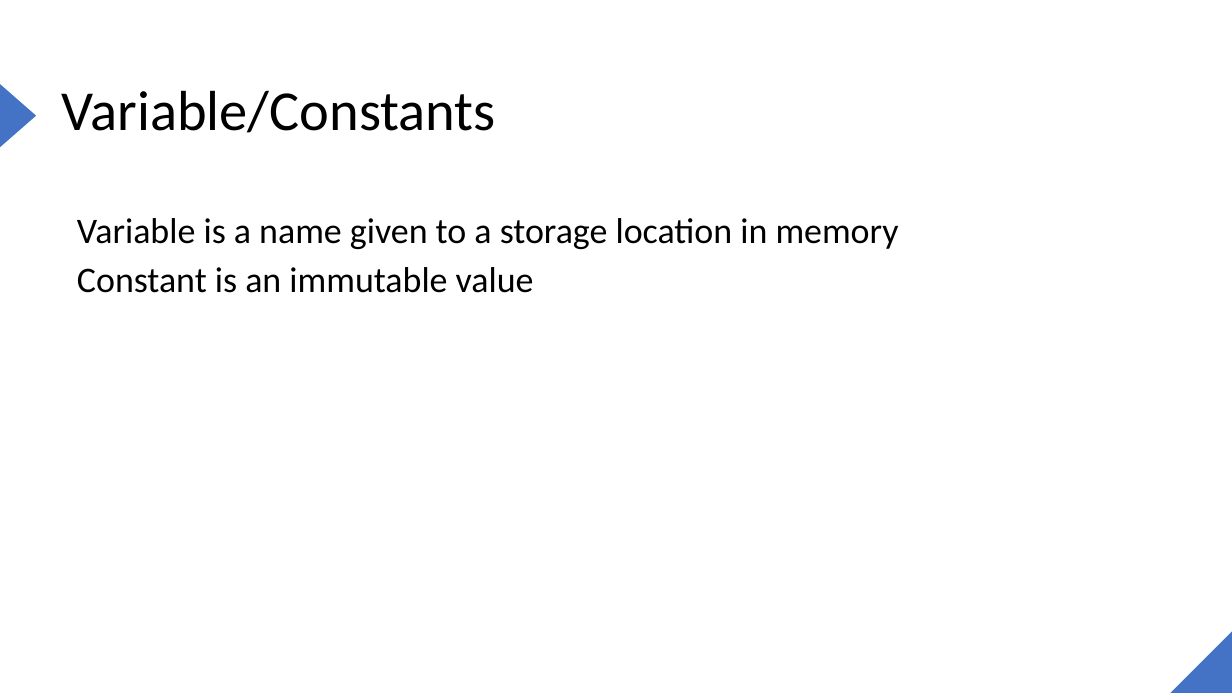
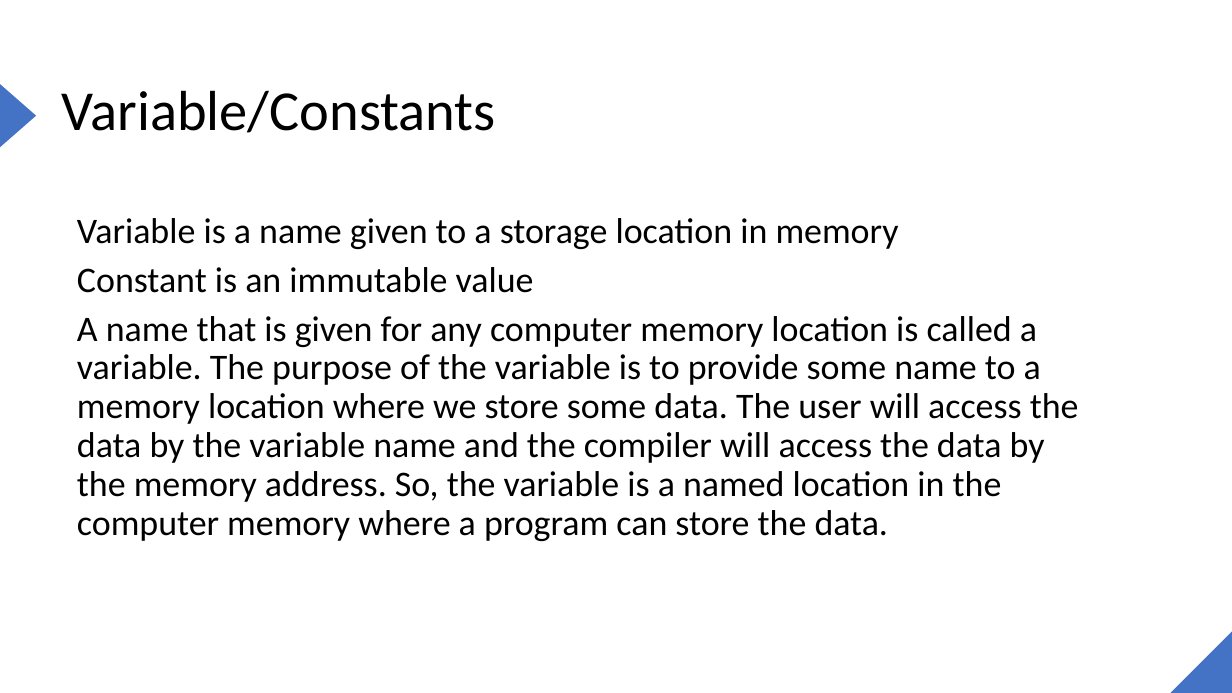
Before and after one commit to joe6276/The-sharp-Repo, a slide deck: slide 2 of Slides/4. Datatypes/VARIABLE.pptx. Drawn at 1232x693 pixels with LibreOffice and Linux fonts; fonts in the diff are those of the drawing. Boxes give left, top, right and bottom in pixels: in the first picture for what was removed or moved away, otherwise in the second. Text is boxed around its words. In the diff, an @@ line names an element or a change of style, - is before the commit and + after.

```diff
--- a/Slides/4. Datatypes/VARIABLE.pptx
+++ b/Slides/4. Datatypes/VARIABLE.pptx
@@ text at bbox=[77, 316, 1079, 541]: paragraph added @@
+A name that is given for any computer memory location is called a variable. The purpose of the variable is to provide some name to a memory location where we store some data. The user will access the data by the variable name and the compiler will access the data by the memory address. So, the variable is a named location in the computer memory where a program can store the data.
```
Also in this commit, not shown: 3 slides added, 1 slide removed, 1 other file.
